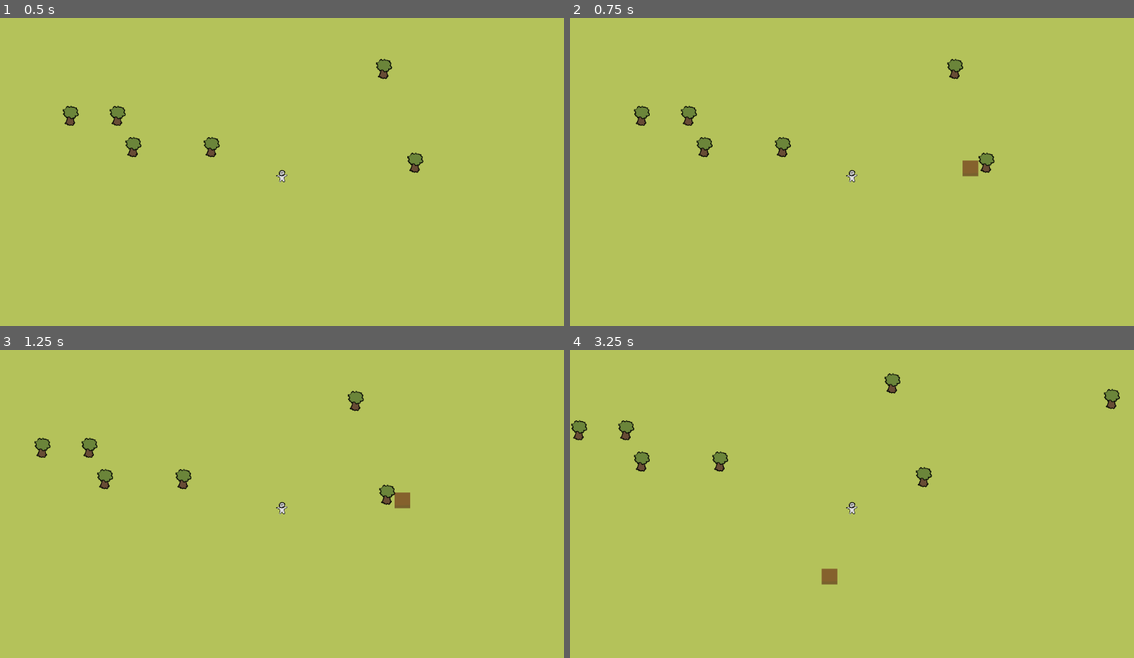
Above: before the commit, frames 1-4 (two rows, left to right).
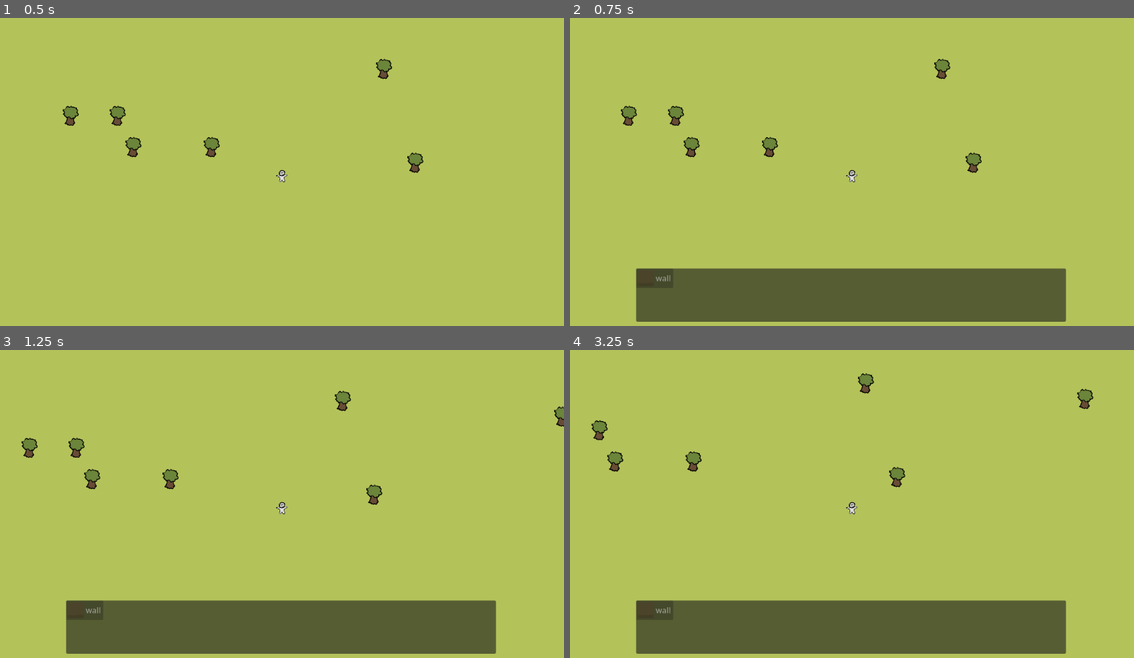
Above: after the commit, the same moments.

Repository: lawrencelin97/survival-game
Game: Godot game, scene res://scenes/main.tscn
The game is run twice, just before and just after one commit, with the same random seed, the same clock (stepped at 60 frames per second) and the same inputs.
Inputs (mouse positions are in pixels of both pictures, inside the frame that each line leads up to):
- Up to frame 1 (0.5 s): no input
- Up to frame 2 (0.75 s): tap Enter at 0.5 s; move the mouse to (976, 159) at 0.52 s; hold D (move_right) from 0.53 s (still down); hold B (build) from 0.53 s (still down)
- Up to frame 3 (1.25 s): keep holding D (move_right); keep holding B (build); click (406, 491) at 0.8 s
- Up to frame 4 (3.25 s): move the mouse to (739, 525) at 1.27 s; release D (move_right) at 1.28 s; release B (build) at 1.28 s; hold S (move_down) 1.28-2.03 s; click (739, 525) at 1.35 s; tap Q (place_confirm, bound only before the commit) at 1.55 s; move the mouse to (908, 439) at 2.02 s; hold D (move_right) 2.03-2.78 s; hold Q (place_confirm, bound only before the commit) 2.03-2.78 s; tap B (build) at 2.3, 2.85 s; move the mouse to (823, 571) at 2.77 s; hold W (move_up) from 2.78 s (still down); click (823, 571) at 3.05 s

Frame 1 is identical in both runs. In frame 2, 15% of the frame differs, in the area x 9-88%, y 13-99%; in frame 3, 15%; in frame 4, 15%, in the area x 0-98%, y 7-99%.

Commit message:
added room detection and improved wall placing

Diff:
--- a/project.godot
+++ b/project.godot
@@ -18,6 +18,7 @@
 [autoload]
 
 GridManager="*uid://djmg4p4nq1jhj"
+RoomManager="*uid://bhlnmj26rgtj6"
 
 [input]
 
@@ -48,7 +49,7 @@
 }
 place_confirm={
 "deadzone": 0.2,
-"events": [Object(InputEventKey,"resource_local_to_scene":false,"resource_name":"","device":-1,"window_id":0,"alt_pressed":false,"shift_pressed":false,"ctrl_pressed":false,"meta_pressed":false,"pressed":false,"keycode":0,"physical_keycode":81,"key_label":0,"unicode":113,"location":0,"echo":false,"script":null)
+"events": [Object(InputEventMouseButton,"resource_local_to_scene":false,"resource_name":"","device":-1,"window_id":0,"alt_pressed":false,"shift_pressed":false,"ctrl_pressed":false,"meta_pressed":false,"button_mask":1,"position":Vector2(221, 21),"global_position":Vector2(230, 69),"factor":1.0,"button_index":1,"canceled":false,"pressed":true,"double_click":false,"script":null)
 ]
 }
 place_cancel={
--- a/scenes/player/Player.tscn
+++ b/scenes/player/Player.tscn
@@ -3,10 +3,10 @@
 [ext_resource type="Script" uid="uid://088qgrm8li0y" path="res://scripts/player/Player.gd" id="1_qu4a1"]
 [ext_resource type="Script" uid="uid://136xao86b6ub" path="res://scripts/systems/Inventory.gd" id="2_70d11"]
 [ext_resource type="Texture2D" uid="uid://dvhw8dgnryvd8" path="res://art/player.png" id="2_cw2d6"]
-[ext_resource type="Resource" uid="uid://b8x0bjl45q1yo" path="res://resources/wall.tres" id="2_khinc"]
 [ext_resource type="Script" uid="uid://cn6b5dp787u0v" path="res://scripts/components/HealthComponent.gd" id="3_cw2d6"]
 [ext_resource type="Script" uid="uid://b4b3hdleeq2q8" path="res://scripts/components/NeedComponent.gd" id="4_khinc"]
 [ext_resource type="Script" uid="uid://bwhq5h6qoe2fe" path="res://scripts/systems/PlacementManager.gd" id="5_bruh7"]
+[ext_resource type="PackedScene" uid="uid://b0yjr5p743r61" path="res://scenes/systems/build_menu_ui.tscn" id="8_pn6s4"]
 [ext_resource type="PackedScene" uid="uid://ucfiwddnqwos" path="res://scenes/systems/inventory_ui.tscn" id="8_v42im"]
 
 [sub_resource type="CircleShape2D" id="CircleShape2D_6eyey"]
@@ -17,7 +17,6 @@
 
 [node name="Player" type="CharacterBody2D" unique_id=216167271]
 script = ExtResource("1_qu4a1")
-wall_building = ExtResource("2_khinc")
 
 [node name="Sprite2D" type="Sprite2D" parent="." unique_id=266097303]
 position = Vector2(4.7683716e-07, -4.7683716e-07)
@@ -35,7 +34,7 @@
 [node name="Inventory" type="Node" parent="." unique_id=13585132]
 script = ExtResource("2_70d11")
 
-[node name="Healthcomponent" type="Node" parent="." unique_id=894181431]
+[node name="HealthComponent" type="Node" parent="." unique_id=894181431]
 script = ExtResource("3_cw2d6")
 
 [node name="HungerNeed" type="Node" parent="." unique_id=349250206]
@@ -49,3 +48,7 @@
 [node name="InventoryUILayer" type="CanvasLayer" parent="." unique_id=1032238335]
 
 [node name="InventoryUI" parent="InventoryUILayer" unique_id=1319094265 instance=ExtResource("8_v42im")]
+
+[node name="BuildMenuUILayer" type="CanvasLayer" parent="." unique_id=531323777]
+
+[node name="BuildMenuUI" parent="BuildMenuUILayer" unique_id=630644387 instance=ExtResource("8_pn6s4")]
--- a/scenes/resource nodes/Tree.tscn
+++ b/scenes/resource nodes/Tree.tscn
@@ -15,6 +15,8 @@
 [node name="Tree" type="StaticBody2D" unique_id=31252562]
 script = ExtResource("1_874r4")
 drop_item = ExtResource("2_1gtcl")
+drop_amount_min = 8
+drop_amount_max = 10
 pickup_scene = ExtResource("3_2i8fu")
 
 [node name="Sprite2D" type="Sprite2D" parent="." unique_id=1313693617]
--- a/scenes/structures/wall.tscn
+++ b/scenes/structures/wall.tscn
@@ -1,11 +1,15 @@
 [gd_scene format=3 uid="uid://byk1imfdajomp"]
 
+[ext_resource type="Script" uid="uid://dv0gs7a0j6whf" path="res://scripts/world/PlacedBuilding.gd" id="1_gnurj"]
 [ext_resource type="Texture2D" uid="uid://w53pco5kcq3a" path="res://art/wall.png" id="1_wykyb"]
 
 [sub_resource type="RectangleShape2D" id="RectangleShape2D_2ktk7"]
 size = Vector2(32, 32)
 
-[node name="Wall" type="StaticBody2D" unique_id=1532647812]
+[node name="Wall" type="StaticBody2D" unique_id=840592439]
+script = ExtResource("1_gnurj")
+is_room_boundary = true
+metadata/_custom_type_script = "uid://dv0gs7a0j6whf"
 
 [node name="Sprite2D" type="Sprite2D" parent="." unique_id=1515773223]
 texture = ExtResource("1_wykyb")
--- /dev/null
+++ b/scenes/systems/build_menu_ui.tscn
@@ -0,0 +1,30 @@
+[gd_scene format=3 uid="uid://b0yjr5p743r61"]
+
+[ext_resource type="Script" uid="uid://idold8q2ioys" path="res://scripts/systems/BuildMenuUI.gd" id="1_s0kr8"]
+[ext_resource type="PackedScene" uid="uid://bf0yprdkwnt4o" path="res://scenes/systems/build_option_slot.tscn" id="2_1ds4e"]
+[ext_resource type="Script" uid="uid://cekdvonujs1ki" path="res://scripts/resources/BuildingData.gd" id="3_yi5sy"]
+[ext_resource type="Resource" uid="uid://b8x0bjl45q1yo" path="res://resources/wall.tres" id="4_ihckq"]
+
+[node name="BuildMenuUi" type="Control" unique_id=1779208186]
+layout_mode = 3
+anchors_preset = 0
+offset_left = 86.0
+offset_top = 594.0
+offset_right = 86.0
+offset_bottom = 594.0
+script = ExtResource("1_s0kr8")
+slot_scene = ExtResource("2_1ds4e")
+available_buildings = Array[ExtResource("3_yi5sy")]([ExtResource("4_ihckq")])
+
+[node name="Panel" type="Panel" parent="." unique_id=502670496]
+layout_mode = 0
+offset_left = 49.0
+offset_top = -81.0
+offset_right = 927.0
+offset_bottom = 28.0
+
+[node name="GridContainer" type="GridContainer" parent="Panel" unique_id=128847425]
+layout_mode = 0
+offset_right = 878.0
+offset_bottom = 111.0
+columns = 5
--- /dev/null
+++ b/scenes/systems/build_option_slot.tscn
@@ -0,0 +1,6 @@
+[gd_scene format=3 uid="uid://bf0yprdkwnt4o"]
+
+[ext_resource type="Script" uid="uid://0d4cw070lfv" path="res://scripts/systems/BuildOptionSlot.gd" id="1_7jn47"]
+
+[node name="BuildOptionSlot" type="Button" unique_id=1162069020]
+script = ExtResource("1_7jn47")
--- a/scripts/autoloads/GridManager.gd
+++ b/scripts/autoloads/GridManager.gd
@@ -57,6 +57,10 @@
 	return _occupied.get(cell, null)
 
 
+func get_occupied_cells() -> Array:
+	return _occupied.keys()
+
+
 # Given a top-left cell and a footprint size (in cells), returns every cell
 # the building would cover. footprint = Vector2i(2, 1) means 2 wide, 1 tall.
 func get_footprint_cells(top_left: Vector2i, footprint: Vector2i) -> Array[Vector2i]:
--- /dev/null
+++ b/scripts/autoloads/RoomManager.gd
@@ -0,0 +1,116 @@
+extends Node
+# Autoload as "RoomManager"
+#
+# WHY this has no wall-tracking dictionary of its own: GridManager already
+# knows what occupies every cell. Keeping a second "wall cells" dictionary
+# here would mean remembering to update two places in sync every time a
+# wall goes up or comes down — exactly the kind of duplicated state this
+# project has avoided everywhere else (GridManager itself is the single
+# source of truth for occupancy). Instead, this just asks GridManager which
+# cells are occupied, and checks each occupant's is_room_boundary flag.
+#
+# HOW room detection works: flood-fill outward from open cells adjacent to
+# a wall. If the fill closes in on itself (hits walls on every side) before
+# exceeding MAX_ROOM_SIZE, it's an enclosed room. If it keeps growing past
+# the cap without closing, it's leaking out to the unenclosed outdoors —
+# same bounded-flood-fill technique RimWorld itself uses for room detection.
+
+const MAX_ROOM_SIZE := 400  # cells — tune based on how big rooms should be allowed to get
+
+signal rooms_changed
+
+var rooms: Array[Room] = []
+
+
+class Room:
+	var cells: Array[Vector2i] = []
+
+	func get_area() -> int:
+		return cells.size()
+
+	func contains(cell: Vector2i) -> bool:
+		return cell in cells
+
+
+# Call this after any wall-like building is placed or removed. Not run
+# automatically on a timer — room topology only changes in response to
+# specific build events, so recalculating every frame would be wasted work.
+func request_recalculate() -> void:
+	_recalculate()
+
+
+func get_room_at(cell: Vector2i) -> Room:
+	for room in rooms:
+		if room.contains(cell):
+			return room
+	return null
+
+
+func _recalculate() -> void:
+	rooms.clear()
+	var wall_cells := _get_wall_cells()
+	var visited: Dictionary = {}
+
+	# Seed flood fills from open cells that touch a wall — anything not
+	# adjacent to a wall at all can't be part of an enclosed room anyway.
+	var seeds: Dictionary = {}
+	for wall_cell in wall_cells:
+		for neighbor in _get_neighbors(wall_cell):
+			if not wall_cells.has(neighbor):
+				seeds[neighbor] = true
+
+	for seed in seeds.keys():
+		if visited.has(seed):
+			continue
+		var room := _flood_fill(seed, wall_cells, visited)
+		if room:
+			rooms.append(room)
+
+	rooms_changed.emit()
+	print("RoomManager: %d room(s) detected" % rooms.size())  # temporary — replace with a visual overlay later
+
+
+func _get_wall_cells() -> Dictionary:
+	var walls: Dictionary = {}
+	var x = 0
+	for cell in GridManager.get_occupied_cells():
+		var occupant := GridManager.get_occupant(cell)
+		if occupant is PlacedBuilding and occupant.is_room_boundary:
+			walls[cell] = true
+	return walls
+
+
+func _flood_fill(start: Vector2i, wall_cells: Dictionary, visited: Dictionary) -> Room:
+	var open_list: Array[Vector2i] = [start]
+	var local_visited: Dictionary = {start: true}
+	var region_cells: Array[Vector2i] = []
+	var enclosed := true
+
+	while open_list.size() > 0:
+		var current: Vector2i = open_list.pop_back()
+		region_cells.append(current)
+		if region_cells.size() > MAX_ROOM_SIZE:
+			enclosed = false
+			break
+		for neighbor in _get_neighbors(current):
+			if wall_cells.has(neighbor) or local_visited.has(neighbor):
+				continue
+			local_visited[neighbor] = true
+			open_list.append(neighbor)
+
+	# Mark every cell this fill touched as globally visited regardless of
+	# outcome, so a failed (unenclosed) fill doesn't get re-attempted from
+	# a different seed inside the same leaking region.
+	for cell in local_visited:
+		visited[cell] = true
+
+	if not enclosed:
+		return null
+
+	var room := Room.new()
+	room.cells = region_cells
+	return room
+
+
+func _get_neighbors(cell: Vector2i) -> Array[Vector2i]:
+	return [cell + Vector2i.UP, cell + Vector2i.DOWN, cell + Vector2i.LEFT, cell + Vector2i.RIGHT]
--- a/scripts/player/Player.gd
+++ b/scripts/player/Player.gd
@@ -10,12 +10,12 @@
 #  ├─ HealthComponent (Node, HealthComponent.gd)
 #  ├─ HungerNeed (Node, NeedComponent.gd — set need_name = "hunger")
 #  ├─ PlacementManager (Node2D, PlacementManager.gd)
-#  └─ InventoryUILayer (CanvasLayer)
-#       └─ InventoryUI (Control, InventoryUI.gd — full rect, starts hidden)
+#  ├─ InventoryUILayer (CanvasLayer)
+#  │    └─ InventoryUI (Control, InventoryUI.gd — full rect, starts hidden)
+#  └─ BuildMenuUILayer (CanvasLayer)
+#       └─ BuildMenuUI (Control, BuildMenuUI.gd — full rect, starts hidden)
 
 @export var speed := 120.0
-
-@export var wall_building: BuildingData  # temporary — assign wall.tres in the Inspector for now
 
 @onready var interaction_area: Area2D = $InteractionArea
 @onready var inventory: Inventory = $Inventory
@@ -23,6 +23,7 @@
 @onready var hunger: NeedComponent = $HungerNeed
 @onready var placement: PlacementManager = $PlacementManager
 @onready var inventory_ui: InventoryUI = $InventoryUILayer/InventoryUI
+@onready var build_menu_ui: BuildMenuUI = $BuildMenuUILayer/BuildMenuUI
 
 func _ready() -> void:
 	# Wire the systems that need each other's references. Doing this here
@@ -31,25 +32,22 @@
 	placement.inventory = inventory
 	hunger.depleted.connect(_on_hunger_depleted)
 	inventory_ui.open_for(inventory)
+	build_menu_ui.set_context(placement, inventory)
 
 func _physics_process(_delta: float) -> void:
 	var input_dir := Input.get_vector("move_left", "move_right", "move_up", "move_down")
 	velocity = input_dir * speed
 	move_and_slide()
 
-
 func _unhandled_input(event: InputEvent) -> void:
 	if event.is_action_pressed("interact"):
 		_try_interact()
 	elif event.is_action_pressed("place_confirm") and placement.is_placing():
 		placement.confirm_placement()
-	elif event.is_action_pressed("place_cancel") and placement.is_placing():
-		placement.cancel_placement()
+	elif event.is_action_pressed("place_cancel") and build_menu_ui.visible:
+		build_menu_ui.close()
 	elif event.is_action_pressed("build"):
-		if placement.is_placing():
-			placement.cancel_placement()
-		else:
-			placement.start_placement(wall_building)
+		build_menu_ui.toggle()
 	elif event.is_action_pressed("toggle_inventory"):
 		inventory_ui.toggle()
 
@@ -75,5 +73,5 @@
 #   interact       (e.g. E)
 #   place_confirm  (e.g. Left Click)
 #   place_cancel   (e.g. Right Click / Escape)
-#   build_wall     (e.g. "1")
+#   build            (e.g. "1" or "B" — opens/closes the build menu)
 #   toggle_inventory (e.g. "I" or Tab)
--- /dev/null
+++ b/scripts/systems/BuildMenuUI.gd
@@ -0,0 +1,74 @@
+extends Control
+class_name BuildMenuUI
+# Scene structure:
+# BuildMenuUI (Control, this script — full rect, starts hidden)
+#  └─ Panel
+#       └─ GridContainer (Columns = 5, same layout idea as InventoryUI)
+#            (BuildOptionSlot instances added here at runtime)
+#
+# WHY affordability checks live here instead of in PlacementManager:
+# PlacementManager already checks cost when validating ghost placement
+# every frame — that's the authoritative check. This is a second, cheaper
+# check purely for greying out menu buttons so the player can see what
+# they can afford before even entering placement mode. Duplicating the
+# read-only check is fine; the two never need to agree on anything more
+# than "can I afford this", and PlacementManager remains the only place
+# that actually spends resources.
+
+@export var slot_scene: PackedScene  # BuildOptionSlot.tscn
+@export var available_buildings: Array[BuildingData] = []
+
+@onready var grid: GridContainer = $Panel/GridContainer
+
+var placement: PlacementManager
+var inventory: Inventory
+var _slot_nodes: Array[BuildOptionSlot] = []
+
+func _ready() -> void:
+	visible = false
+	_build_slots()
+
+func _build_slots() -> void:
+	for child in grid.get_children():
+		child.queue_free()
+	_slot_nodes.clear()
+	for building in available_buildings:
+		var slot: BuildOptionSlot = slot_scene.instantiate()
+		grid.add_child(slot)
+		slot.set_building(building)
+		slot.pressed.connect(_on_building_selected.bind(building))
+		_slot_nodes.append(slot)
+
+# Called once from Player._ready(), same idea as Inventory being wired into
+# PlacementManager — this menu needs both to check affordability and to
+# actually kick off placement.
+func set_context(target_placement: PlacementManager, target_inventory: Inventory) -> void:
+	placement = target_placement
+	inventory = target_inventory
+	if inventory and not inventory.inventory_changed.is_connected(_refresh_affordability):
+		inventory.inventory_changed.connect(_refresh_affordability)
+	_refresh_affordability()
+
+func toggle() -> void:
+	visible = not visible
+	if visible:
+		_refresh_affordability()
+	else:
+		close()
+
+func close() -> void:
+	visible=false
+	placement.cancel_placement()
+
+func _refresh_affordability() -> void:
+	for i in available_buildings.size():
+		if i >= _slot_nodes.size():
+			break
+		var affordable := inventory == null or inventory.has_all(available_buildings[i].cost)
+		_slot_nodes[i].set_affordable(affordable)
+
+func _on_building_selected(building: BuildingData) -> void:
+	if placement == null:
+		return
+	placement.start_placement(building)
+	#visible = false
--- /dev/null
+++ b/scripts/systems/BuildOptionSlot.gd
@@ -0,0 +1,14 @@
+extends Button
+class_name BuildOptionSlot
+# Unlike InventorySlot (a Panel — purely visual, nothing to click), this is
+# a Button directly. Godot's Button already has built-in `icon` and `text`
+# properties plus a `disabled` state and a `pressed` signal, so there's no
+# need for child Icon/Label nodes the way InventorySlot has — using Button's
+# own properties is simpler and gets disabled-state greying for free.
+
+func set_building(building: BuildingData) -> void:
+	icon = building.icon
+	text = building.display_name
+
+func set_affordable(affordable: bool) -> void:
+	disabled = not affordable
--- a/scripts/systems/PlacementManager.gd
+++ b/scripts/systems/PlacementManager.gd
@@ -34,6 +34,8 @@
 
 	_current_building = building
 	_ghost = building.scene.instantiate()
+	if _ghost is PlacedBuilding:
+		_ghost.is_ghost = true  # set before add_child so _ready() sees it and skips GridManager/RoomManager registration
 	_ghost.modulate = valid_color
 	# Ghosts shouldn't collide or run gameplay logic — strip collision if
 	# your PlacedBuilding scenes have any StaticBody2D children.
@@ -73,15 +75,15 @@
 	if inventory:
 		inventory.remove_all(_current_building.cost)
 
-	var building_instance: Node2D = _current_building.scene.instantiate()
+	var building_instance := _current_building.scene.instantiate()
+	building_instance.global_position = GridManager.grid_to_world(top_left_cell)
+	GridManager.occupy_multi(cells, building_instance)  # register BEFORE add_child, so RoomManager sees this wall during its own _ready()
 	get_tree().current_scene.add_child(building_instance)
-	building_instance.global_position = GridManager.grid_to_world(top_left_cell)
-	GridManager.occupy_multi(cells, building_instance)
 
 	var placed := _current_building
-	_ghost.queue_free()
-	_ghost = null
-	_current_building = null
+	#_ghost.queue_free()
+	#_ghost = null
+	#_current_building = null
 	placement_confirmed.emit(placed, top_left_cell)
 	return true
 
--- a/scripts/world/MapGenerator.gd
+++ b/scripts/world/MapGenerator.gd
@@ -70,8 +70,8 @@
 			continue  # something (another tree) is already here
 
 		var tree := tree_scene.instantiate()
+		tree.global_position = GridManager.grid_to_world(cell)
 		add_child(tree)
-		tree.global_position = GridManager.grid_to_world(cell)
 		# No need to call GridManager.occupy() here — ResourceNode registers
 		# its own cell in _ready() as soon as it's added to the tree above.
 		placed += 1
--- a/scripts/world/PlacedBuilding.gd
+++ b/scripts/world/PlacedBuilding.gd
@@ -8,11 +8,23 @@
 
 @export var footprint := Vector2i(1, 1)
 @export var health: HealthComponent  # optional — assign in scene if buildings can be destroyed
+@export var is_room_boundary := false  # true for walls/doors — RoomManager treats these cells as enclosing edges
+@export var is_ghost := false  # true only for PlacementManager's preview instance — skips all real side effects below
 
 func get_occupied_cells() -> Array[Vector2i]:
 	var top_left := GridManager.world_to_grid(global_position)
 	return GridManager.get_footprint_cells(top_left, footprint)
 
+func _ready() -> void:
+	if is_ghost:
+		return
+	if is_room_boundary:
+		RoomManager.request_recalculate()
+
 func _exit_tree() -> void:
+	if is_ghost:
+		return
 	# Keep the grid clean if a building is destroyed/removed at runtime.
 	GridManager.free_multi(get_occupied_cells())
+	if is_room_boundary:
+		RoomManager.request_recalculate()
Not shown, added: scripts/autoloads/RoomManager.gd.uid
Not shown, added: scripts/systems/BuildMenuUI.gd.uid
Not shown, added: scripts/systems/BuildOptionSlot.gd.uid
